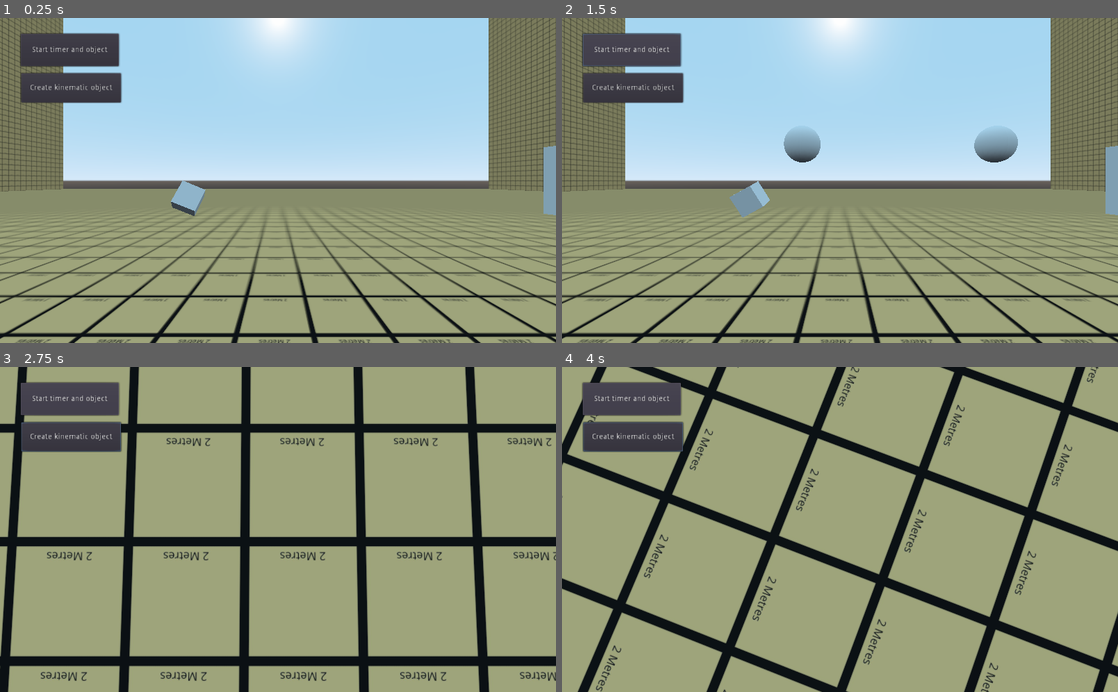
Above: before the commit, frames 1-4 (two rows, left to right).
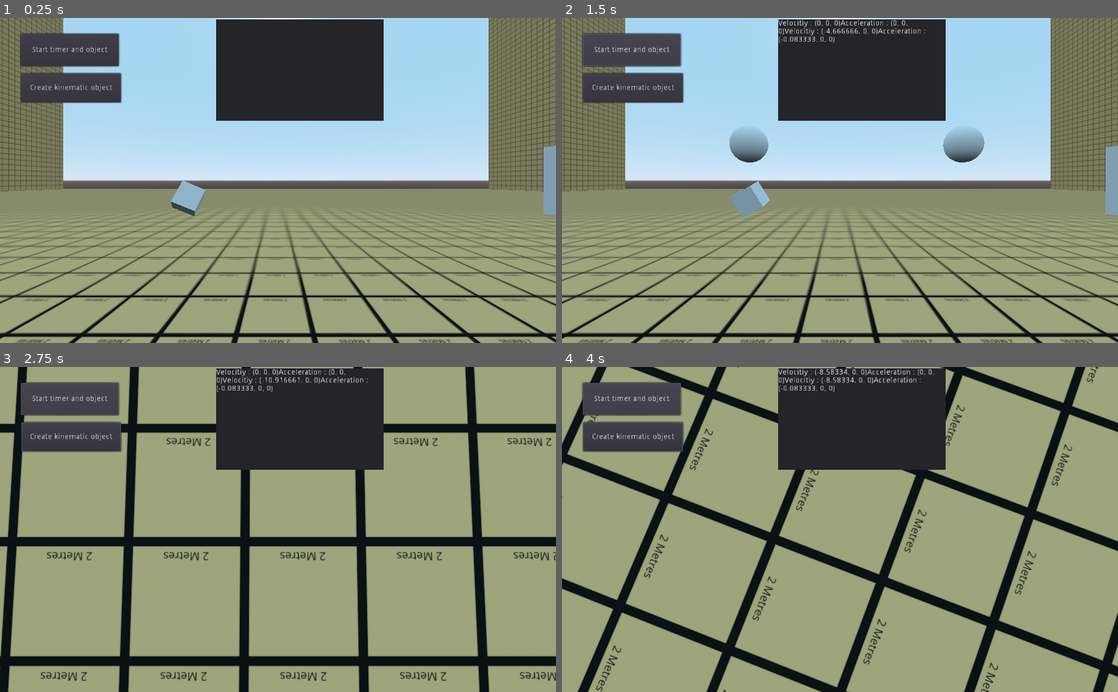
Above: after the commit, the same moments.

Repository: IvoMiricRibeiro/MaturaArbeit
Game: Godot game, scene res://test scene.tscn
Same seed, same stepped clock (60 frames per second), same inputs: the game is played once before the commit and once after it.
Inputs:
- Up to frame 1 (0.25 s): no input
- Up to frame 2 (1.5 s): click "Start timer and object" at 0.5 s; click "Start timer and object" at 1.25 s
- Up to frame 3 (2.75 s): hold D (move_right) from 2.03 s (still down); hold Down (look_down) from 2.03 s (still down)
- Up to frame 4 (4 s): release D (move_right) at 2.78 s; release Down (look_down) at 2.78 s; hold S (move_backward) 2.78-3.53 s; tap Left (look_left) at 2.85 s; hold D (move_right) from 3.53 s (still down); hold Right (look_right) from 3.53 s (still down)

The runs differ from the first frame. In frame 1, 9.4% of the frame differs, in the area x 38-69%, y 0-32%; in frame 2, 12%, in the area x 30-82%, y 0-45%; in frame 3, 9.0%; in frame 4, 9.2%.

Commit message:
Big commit

Diff:
--- a/Projects/BAVCS.gd
+++ b/Projects/BAVCS.gd
@@ -40,25 +40,21 @@
 	var V1 = BodiesDictionary[Body1][1]
 	var V2 = BodiesDictionary[Body2][1]
 
-	print("V1: ", V1, " , V2: ", V2)
-
 	var V = (M1*V1 + M2*V2)/(M1+M2)
-
 	BodiesDictionary[Body1][1] = V
 	BodiesDictionary[Body2][1] = V
 
-	print("V: ", V)
-
+#Might not even be needed
 func CollisionChecker(Body1, Body2):
 	BodiesDictionary[Body1][3].append(Body2)
 	BodiesDictionary[Body2][3].append(Body1)
 	#print(BodiesDictionary[Body1][3])
 	#print(BodiesDictionary[Body2][3])
-
 func CollisionEnder(Body1, Body2):
 	BodiesDictionary[Body1][3] = []
 	BodiesDictionary[Body2][3] = []
 	print("Reset")
+
 
 func CollisionForceCalc(Body1, Body2):
 	var F1 = BodiesDictionary[Body1][4]
@@ -73,18 +69,18 @@
 
 func Accelarate(Body1):
 	BodiesDictionary[Body1][1] += BodiesDictionary[Body1][2]
-	print(BodiesDictionary[Body1][1])
+	#print(BodiesDictionary[Body1][1])
 
 func _on_Button_pressed():
-	cubeinstance.translate(Vector3(-1,3,1))
+	cubeinstance.translate(Vector3(-2,3,1))
 	cubeinstance.IsElastic = false
-	cubeinstance.Velocity = Vector3(1,0,0)
+	cubeinstance.Velocity = Vector3(0,0,0)
 	add_child(cubeinstance)
 
 	cubeinstance2.translate(Vector3(5,3,1))
 	cubeinstance2.IsElastic = false
 	#cubeinstance2.Velocity = Vector3(-50,0,0)
-	cubeinstance2.Acceleration = (Vector3(-1,0,0)/60)
+	cubeinstance2.Acceleration = (Vector3(-5,0,0)/60)
 	add_child(cubeinstance2)
 
 	#cubeinstance3.translate(Vector3(5,5,5))
--- a/Projects/Body.gd
+++ b/Projects/Body.gd
@@ -10,16 +10,18 @@
 var OuterForces = [] #Exist even when there are no collisions, should theoretically be constant
 var InnerForces = [] #Basically outer forces from other objects, exist during collisions only and for calculation purposes only
 var ResForce = Vector3() #Sum of all forces exerced onto the Kinematic Body
-var CollidingWith = []
 
 var KineticEnergy = Vector3()
 
-#Variables for testing and calculations
+#Position variables for testing and calculations
 var StartPosition = Vector3()
 var EndPosition = Vector3()
 
 var IsElastic = true
 var HasElasCollided = false
+var AgainstX = false
+var AgainstY = false
+var AgainstZ = false
 var TempVelocity = Vector3()
 
 
@@ -33,34 +35,42 @@
 	#OuterForces.append(Mass*Vector3(0,-9.81,0))
 
 	#"Registers" itself in the BAVCS
-	BAVCSDictionary[self] = [Mass, Velocity, Acceleration, CollidingWith, ResForce, OuterForces]
-	#print(BAVCSDictionary[self])
+	BAVCSDictionary[self] = [Mass, Velocity, Acceleration, ResForce, OuterForces]
+	StartPosition = self.get_translation()
 
 func _physics_process(delta):
+	print("X: ", AgainstX)
+	print("Y: ", AgainstY)
+	print("Y: ", AgainstZ)
+	#Velocity += Acceleration
 
-	#Velocity += Acceleration
+	BAVC.Accelarate(self)
+	Velocity = BAVCSDictionary[self][1]
 
 	for index in get_slide_count():
 		var collision = get_slide_collision(index)
 		#Collision against another Kinematic Body
 		if collision.collider is KinematicBody:
-			CollidingWith = BAVCSDictionary[self][3]
+			#CollidingWith = BAVCSDictionary[self][3]
 			#All stuff back
-			if !CollidingWith.has(collision.collider):
-				BAVC.CollisionChecker(self, collision.collider)
-				var ColIsElastic = collision.collider.IsElastic
+			var ColIsElastic = collision.collider.IsElastic
 
-				#Code for full elastic collisions
-				if IsElastic == true and ColIsElastic == true:
-					BAVC.ElasticCollision(self,collision.collider)
-					Velocity = BAVCSDictionary[self][1]
-				#Code for full-non elastic collisions
-				if IsElastic == false and ColIsElastic == false:
-					BAVC.NonElasticCollision(self, collision.collider)
-					Velocity = BAVCSDictionary[self][1]
+			#Code for full elastic collisions
+			if IsElastic == true and ColIsElastic == true:
+				BAVC.ElasticCollision(self,collision.collider)
+				Velocity = BAVCSDictionary[self][1]
+			#Code for full-non elastic collisions
+			if IsElastic == false and ColIsElastic == false:
+				BAVC.NonElasticCollision(self, collision.collider)
+				Velocity = BAVCSDictionary[self][1]
+				if collision.collider.AgainstX == true:
+					Velocity.x = 0
+					print("Whaat")
+				if collision.collider.AgainstY == true:
+					Velocity.y = 0
+				if collision.collider.AgainstZ == true:
+					Velocity.z = 0
 
-				BAVC.CollisionEnder(self, collision.collider)
-			#BAVC.CollisionForceCalc(self, collision.collider)
 
 		if collision.collider is StaticBody:
 			#Elastic collisions, again.
@@ -75,10 +85,13 @@
 			if IsElastic == false:
 				if collision.collider.collision_layer == 1:
 					Velocity.x = 0
+					AgainstX = true
 				if collision.collider.collision_layer == 2:
 					Velocity.y = 0
+					AgainstY = true
 				if collision.collider.collision_layer == 3:
 					Velocity.z = 0
+					AgainstZ = true
 
 		#Forces
 		#var dist = self.get_translation()-collision.collider.get_translation()
@@ -86,7 +99,7 @@
 
 	#print("OuterForces: ", OuterForces)
 
-	OuterForces = BAVCSDictionary[self][5]
+	#OuterForces = BAVCSDictionary[self][4]
 
 	while i < OuterForces.size():
 		ResForce += OuterForces[i]
@@ -98,39 +111,17 @@
 		ResForce += InnerForces[i]
 	i = 0
 
-	#Take the force, calculate stuff, then move
-	#print("Res: ", ResForce)
-	#Acceleration = ((ResForce/Mass)/60)
-	#Acceleration = BAVCSDictionary[self][2]
-
-	print("V: ", Velocity)
-	print("A: ", Acceleration)
-	print("A2: ", BAVCSDictionary[self][2])
-	#Velocity += Acceleration
 
 
-	Velocity = BAVCSDictionary[self][1]
-	BAVC.Accelarate(self)
-	Velocity = BAVCSDictionary[self][1]
-	#nDirection = ResForce.normalized().abs()
-	#KineticEnergy = 0.5*Mass*Velocity*Velocity
-	#print("Kinetic: ", KineticEnergy, "J")
-	#print("v: ", Velocity)
-	#print("d: ", Direction)
-	#print("v*d: ", Velocity*Direction)
 	move_and_slide(Velocity)
 	ResForce = Vector3()
 
 func _on_Timer_timeout():
 	print("It just works")
 	EndPosition = self.get_translation()
+	print("Start Position: ", StartPosition)
 	print("End Position: ", EndPosition)
 	print("Distance travelled:", EndPosition-StartPosition)
-
-#func _on_Button_pressed():
-#	print("Brah")
-
-
 
 
 #func _on_Cube_KeepVelocity(KeptVelocity):
--- a/Projects/Debug.gd
+++ b/Projects/Debug.gd
@@ -10,11 +10,11 @@
 
 
 func _process(delta):
-	#for i in BAVCSDictionary.values():
-		#add_text(BAVCSDictionary)
+	clear()
+	for i in BAVCSDictionary.keys():
+		add_text("Velocitiy : "+str(BAVCSDictionary[i][1]))
+		add_text("Acceleration : "+str(BAVCSDictionary[i][2]))
 		#print(BAVCSDictionary)
-	#clear()
-	pass
 
 func newtext():
 	add_text("Bababooey")
--- a/Projects/Suff.gd
+++ b/Projects/Suff.gd
@@ -13,7 +13,3 @@
 # Called every frame. 'delta' is the elapsed time since the previous frame.
 #func _process(delta):
 #	pass
-
-
-func _on_Timer_timeout():
-	print("Shit don't work")
--- a/Projects/test scene.tscn
+++ b/Projects/test scene.tscn
@@ -101,6 +101,12 @@
 "_editor_description_": "Body And Variable Control: Stores every Kinematic Body (children), including its variables in a parent script."
 }
 
+[node name="Panel" type="Panel" parent="BAVC"]
+margin_left = 398.0
+margin_top = 3.0
+margin_right = 706.0
+margin_bottom = 190.0
+
 [node name="RichTextLabel" type="RichTextLabel" parent="BAVC"]
 margin_left = 398.0
 margin_top = 3.0
Empty file removed: Projects/Creator.gd
Not shown, changed: Projects/sprite.jpg~
